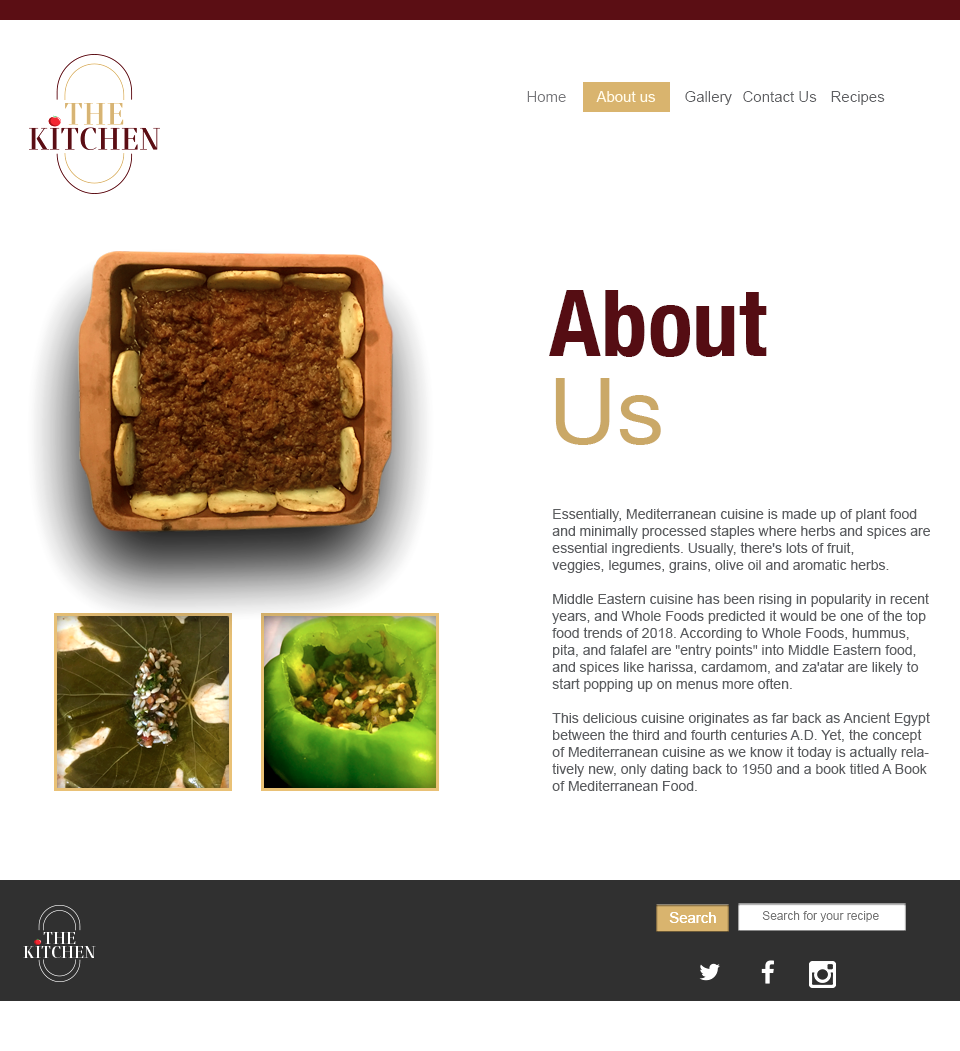
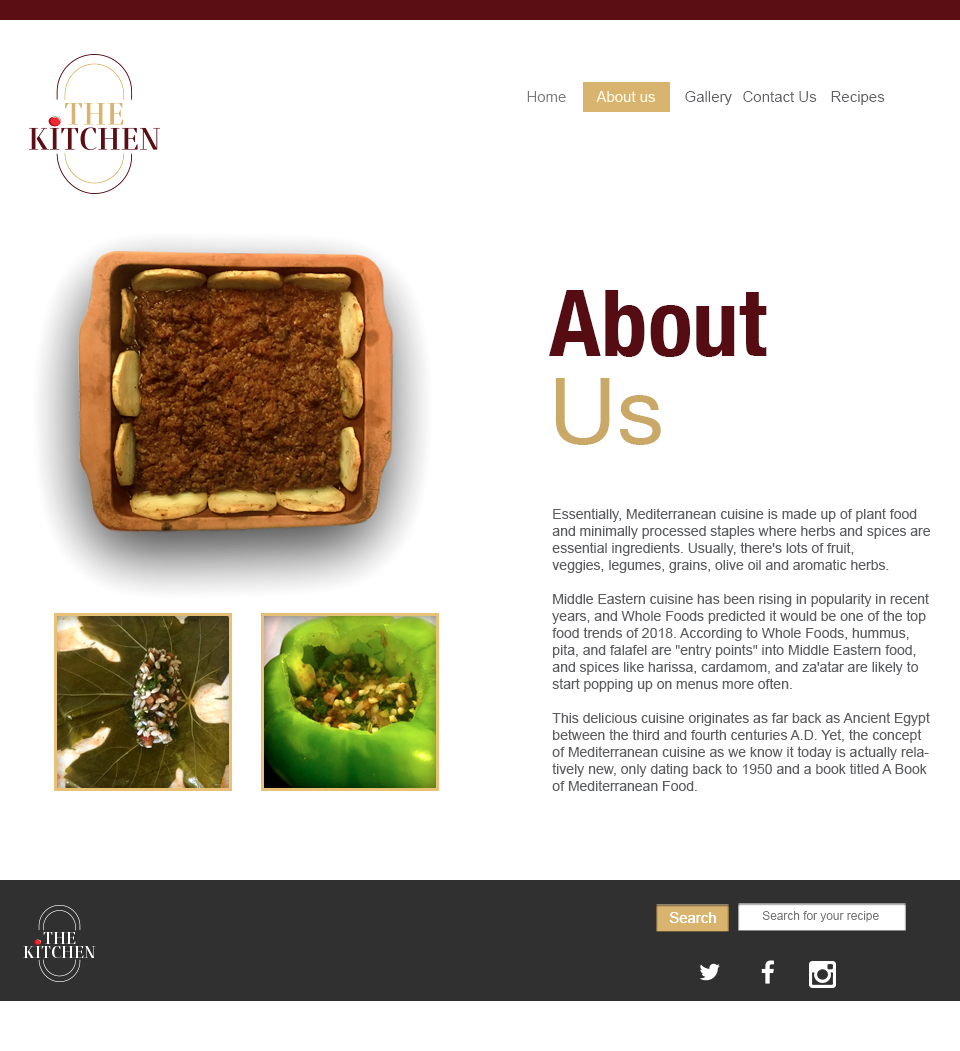
The second 960 x 1051 image is a revision of the first. Changes to its layers:
pixels changed over [29, 234, 657, 905] (layer not identified)
